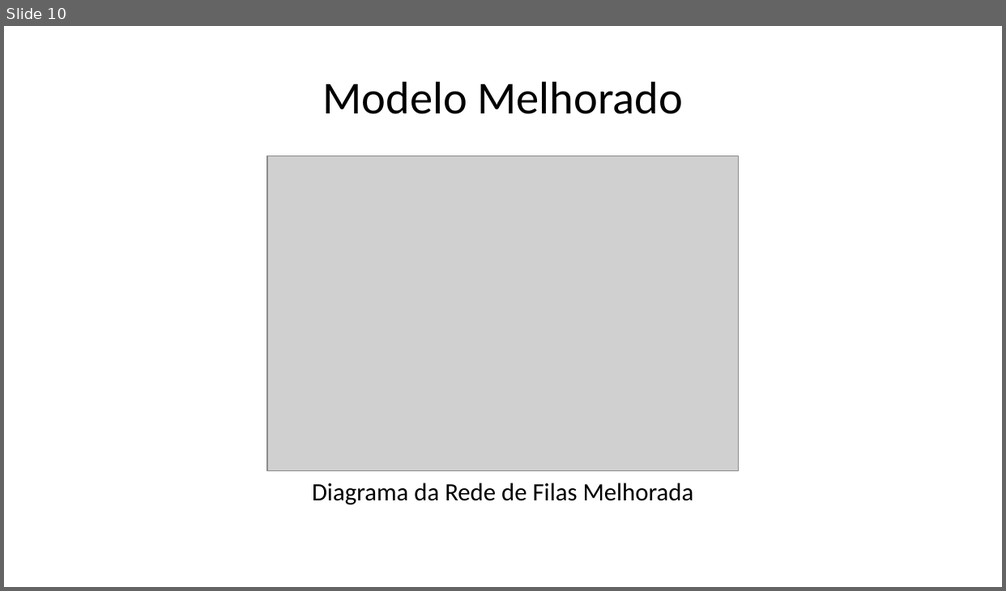
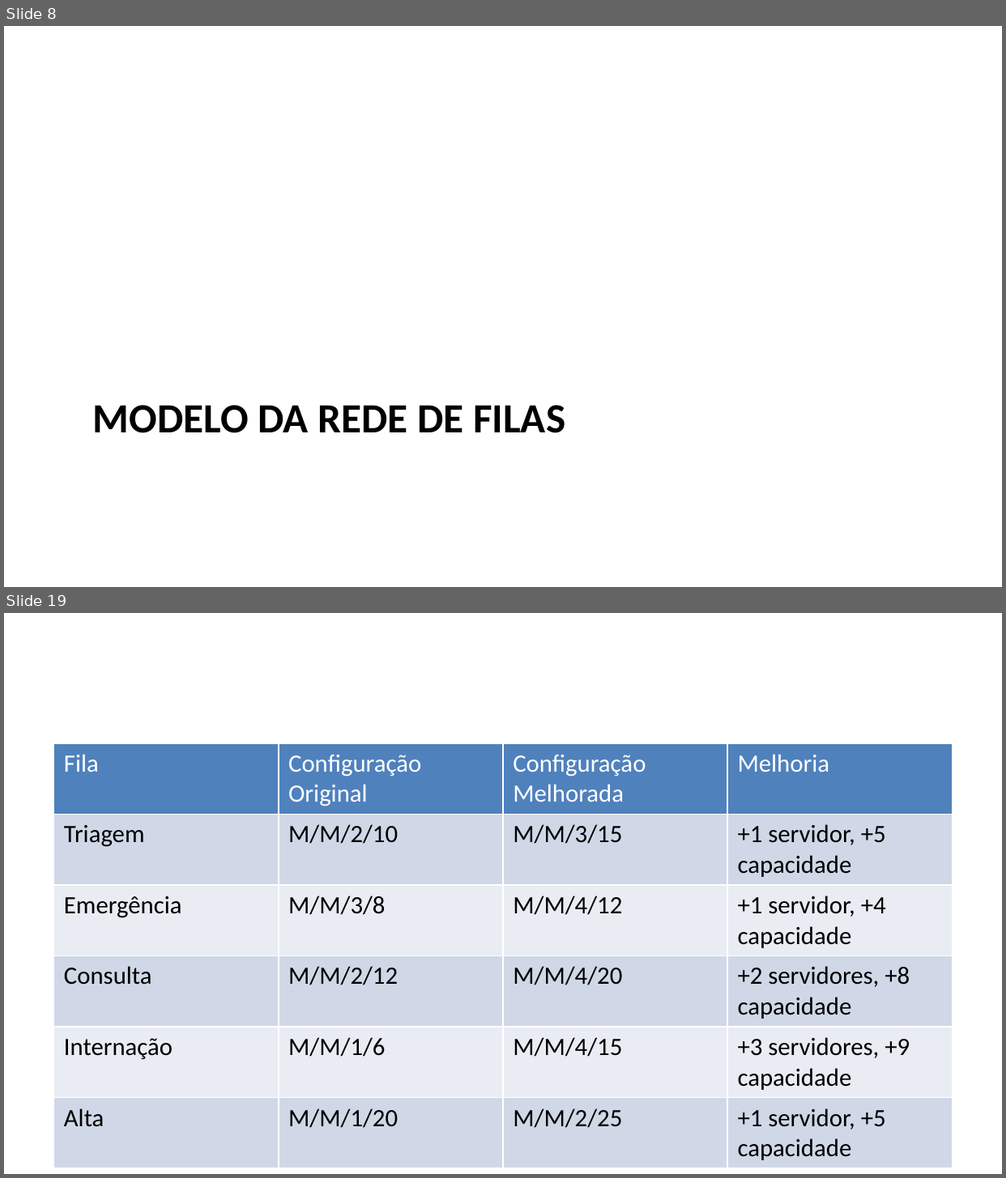
Before and after one commit to bengo501/-T2-Avalia-o-de-Aprendizagem-Simula-o-e-M-todos-Anal-ticos---2025-1, a slide deck: apresentacao_hospital.pptx. Shown one above the other, each under a label of ours: slide 10 before the commit, slides 8 and 19 after it; the slides between them are not shown. The pictures are 1006x591 and 1006x1178 pixels, drawn with LibreOffice and Linux fonts; fonts in the diff are those of the drawing; grey boxes stand for pictures. Boxes give left, top, right and bottom in pixels: in the first picture for what was removed or moved away, otherwise in the second. Text is boxed around its words. In the diff, an @@ line names an element or a change of style, - is before the commit and + after.

```diff
--- a/apresentacao_hospital.pptx
+++ b/apresentacao_hospital.pptx
@@ slide 19 added at [4, 613, 1002, 1174], background #FFFFFF @@
@@ table added at [54, 743, 952, 1164], 6 rows, 4 columns @@
+Fila | Configuração Original | Configuração Melhorada | Melhoria
+Triagem | M/M/2/10 | M/M/3/15 | +1 servidor, +5 capacidade
+Emergência | M/M/3/8 | M/M/4/12 | +1 servidor, +4 capacidade
+Consulta | M/M/2/12 | M/M/4/20 | +2 servidores, +8 capacidade
+Internação | M/M/1/6 | M/M/4/15 | +3 servidores, +9 capacidade
+Alta | M/M/1/20 | M/M/2/25 | +1 servidor, +5 capacidade
@@ what was slide 10 is now slide 8 @@
@@ slide 8 changed as well @@
@@ title removed at [322, 81, 684, 114] @@
-Modelo Melhorado
@@ picture removed at [267, 156, 739, 471] @@
@@ title at [93, 405, 565, 433]: text changed; size 18 to 30 pt; bold on @@
-Diagrama da Rede de Filas Melhorada
+MODELO DA REDE DE FILAS
```
Also in this commit, not shown: 7 other slides changed, 24 other slides added, 4 slides removed, 13 other files.
